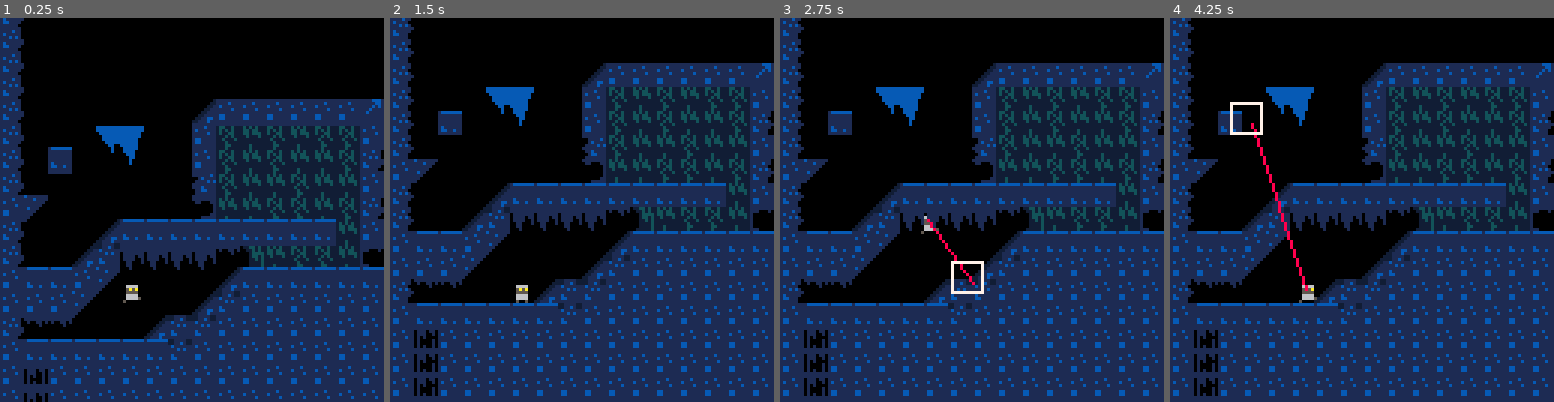
Above: before the commit, frames 1-4 (left to right).
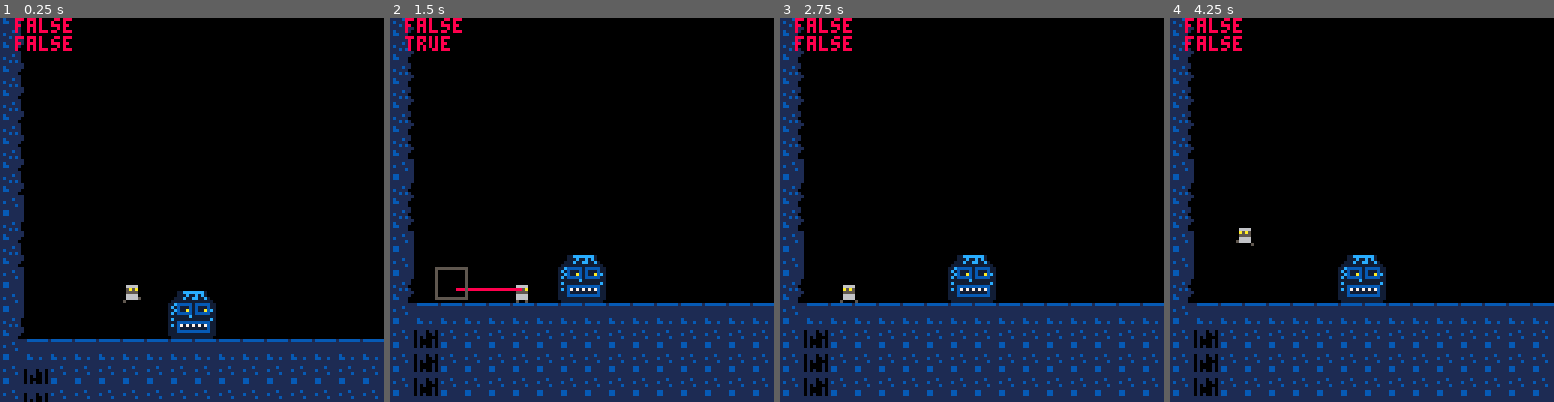
Above: after the commit, the same moments.

Repository: GreigHuth/snowgame
Game: PICO-8 cartridge sg.p8
The game is run twice, just before and just after one commit, with the same random seed, the same clock (stepped at 60 frames per second) and the same inputs.
Inputs (mouse positions are in pixels of both pictures, inside the frame that each line leads up to):
- Up to frame 1 (0.25 s): no input
- Up to frame 2 (1.5 s): tap X (X key) at 0.33, 1.07 s; click (670, 121) at 0.67 s; tap O (Z key) at 0.7 s; click (436, 267) at 1.22 s
- Up to frame 3 (2.75 s): hold Right 1.6-2.1 s; hold P2 Left 1.6-2.1 s; tap O (Z key) at 1.7, 2.1, 2.5 s; click (887, 114) at 1.77 s; tap X (X key) at 1.85 s; hold Up 2.15-2.42 s; hold P2 Down 2.15-2.42 s; click (952, 259) at 2.32 s; hold Right from 2.47 s (still down); hold P2 Left from 2.47 s (still down)
- Up to frame 4 (4.25 s): click (1404, 106) at 2.87 s; tap O (Z key) every 0.4 s from 2.9 to 4.1 s; tap X (X key) at 2.97, 4.08 s; release Right at 3.03 s; release P2 Left at 3.03 s; hold Left 3.08-3.58 s; hold P2 Right 3.08-3.58 s; click (1465, 256) at 3.42 s; hold Down 3.63-3.97 s; hold P2 Up 3.63-3.97 s; click (1231, 102) at 3.97 s; hold Right from 4.02 s (still down); hold P2 Left from 4.02 s (still down)

The runs differ from the first frame. In frame 1, 39% of the frame differs, in the area x 3-100%, y 0-90%; in frame 2, 38%; in frame 3, 38%; in frame 4, 38%.

Commit message:
push bc i am going away

Diff:
--- /dev/null
+++ b/includes/actors.lua
@@ -0,0 +1,61 @@
+--functions common to all actors in the game
+
+--checks the 4 corners of the given box to see if ot overlaps with a block flagged as solid
+function hit_solid(x, y, w ,h)
+
+    x += hb_offset
+
+    for i=x, x+w, w do
+        --if pixel is both part of a solid sprite and not black then
+        if fget(mget(i/8, y/8), 1) or fget(mget(i/8, (y+h)/8), flag.SOLID) then
+            return true
+        end
+    end
+
+    return false
+end
+
+
+function hit_head(x, y, w)
+
+    x += hb_offset
+
+    for i=x, x+w, w do
+        --if pixel is both part of a solid sprite and not black then
+        if fget(mget(i/8, y/8), flag.SOLID) then
+            return true
+        end
+    end
+
+    return false
+end
+
+
+--checks to see if the given box collides with any solid pixels
+function pp_collision(x, y, w, h)
+
+    y = flr(y)
+    x += hb_offset
+    local c = 0
+
+    --if the layer of blocks underneath the player is
+    for i=x, x+w, 1 do
+        if pget(i, y+6) == 0 then
+            c+=1
+        end
+    end
+
+    if c == 4 then return false end
+
+    --this is innefficient af, program this the old way
+    for i=x, x+w, 1 do
+        for j=y, y+h, 1 do
+            if fget(mget(i/8, j/8), flag.SOLID) then
+                return true
+            end
+
+        end
+    end
+
+    --printh(c)
+end
--- /dev/null
+++ b/includes/bosses.lua
@@ -0,0 +1,42 @@
+
+boss1 = {
+    x = 7*8,
+    y = 9*8,
+    dy = 0,
+    max_dy = 1,
+    dx = 0,
+    w = 16, --pixel width and height
+    h = 16,
+    sprites = {
+        normal = {13, 14, 29, 30},
+        enrage = {11, 12, 27, 28}
+    },
+
+    states = {
+        enrage = false
+    },
+
+    draw =  function(self)
+        if not enrage then
+            spr(self.sprites.normal[1], self.x, self.y)
+            spr(self.sprites.normal[2], self.x+8, self.y)
+            spr(self.sprites.normal[3], self.x, self.y+8)
+            spr(self.sprites.normal[4], self.x+8, self.y+8)
+        end
+    end,
+
+    update = function(self)
+
+        self.dy += mid(0, self.dy+gravity, self.max_dy)
+
+        if hit_solid(self.x, self.y+self.dy, 15, 15) == true then
+            self.dy = 0
+        end
+
+        self.y += self.dy
+
+
+
+    end
+
+}
--- a/includes/debug_stuff.lua
+++ /dev/null
@@ -1,90 +0,0 @@
---archive of random debug code to stop main files geting clogged up
-rotate_tes = {
-    x = 72,
-    y = 240,
-    spr_n = 20,
-    timer = 0,
-    a_timer = 0,
-    init = 0,
-
-    draw = function(self)
-
-        local xoff = 4*8
-        local yoff = 1*8
-
-        local xb = self.x + 4
-        local yb = self.y + 4
-
-        for i=0, 7, 1 do
-            for j = 0, 7, 1 do
-
-                --get colour
-                local c = sget(xoff+i, yoff+j)
-
-                local newx,newy= rotate_pixel(self.x+i, self.y+j, -self.a_timer, xb, yb, false)
-                printh("new:"..newx..","..newy)
-
-                pset(newx, newy, c)
-                pset(self.x, self.y, 0)
-            end
-        end
-
-    end,
-
-    update = function(self)
-        self.timer += 1
-        if self.timer == 5 then
-            self.timer = 0
-            self.a_timer += 90
-        end
-    end
-
-
-
-}
-
---keep it around jic
-if btnp(4) then
-    ball = {
-        x = player.x,
-        y = player.y+3,
-        c = 7,
-        r = 0.1,
-
-        dx = 2.5,
-        dy = 0,
-        orient = player.orient,
-        update = function(self)
-
-            if  self.orient then
-                self.x -= self.dx
-            else
-                self.x += self.dx
-            end
-        end,
-
-        draw = function(self)
-            circ(self.x, self.y, self.r, self.c)
-        end
-
-    }
-    add(actors_d, ball)
-    --player:draw_item(items.staff, 3, -1)
-    player.state.atk = 1
-end
-
-
---checks the 4 corners of the given box to see if ot overlaps with a block flagged as solid
-function hit_solid(x, y, w ,h)
-
-    x += hb_offset
-
-    for i=x, x+w, w do
-        --if pixel is both part of a solid sprite and not black then
-        if fget(mget(i/8, y/8), 1) or fget(mget(i/8, (y+h)/8), 1) then
-            return true
-        end
-    end
-
-    return false
-end
--- /dev/null
+++ b/includes/gun.lua
@@ -0,0 +1,47 @@
+--code do to tha shooty bangs
+
+--track all the bullets on screen
+
+
+gun={
+    x = 0,
+    y = 0
+}
+--bullet management system lel
+--x, y, radius, colour, dx, dy
+bms = {
+    max_bullets = 10,
+}
+
+bullets = {
+}
+
+function bullet_draw(bullet)
+    circ(bullet[1],bullet[2], bullet[3], 6)
+end
+
+--draw bullet
+function bms:draw()
+    foreach(bullets, bullet_draw)
+    local cursor_x = stat(32)+camera_pos.x
+    local cursor_y = stat(33)+camera_pos.y
+    rect(cursor_x, cursor_y, cursor_x+2, cursor_y+2, 7)
+end
+
+
+function bms:update()
+
+    if stat(34) == 1 then
+        add_bullet()
+    end
+
+    rect(60, 60, 3, 3, 6)
+end
+
+--NEEDS OPTIMISED SEE SCAN.LUA LINE 151
+function add_bullet()
+    local cursor_x = stat(32)+camera_pos.x
+    local cursor_y = stat(33)+camera_pos.y
+    local bullet = {cursor_x, cursor_y, 1}
+    add(bullets, bullet)
+end
--- a/includes/math.lua
+++ b/includes/math.lua
@@ -40,3 +40,11 @@
 function lerp(p0, p1, ratio)
     return (1-ratio) * p0+ratio*p1
 end
+
+
+function normalize(x, y)
+    local l = sqrt( (x*x)+(y*y) )
+
+    return x / l, y / l
+
+end
--- a/includes/player.lua
+++ b/includes/player.lua
@@ -41,6 +41,7 @@
         states = {
             jmp = 1,
             scanning = false,
+            gun = false,
             dead = false
         },
 
@@ -71,65 +72,6 @@
 function player:draw_hitbox()
     local hb_colour = 7
     rect(self.x+hb_offset, self.y, self.x+hb_offset+self.w, self.y+self.h, hb_colour)
-end
-
-
---checks the 4 corners of the given box to see if ot overlaps with a block flagged as solid
-function hit_solid(x, y, w ,h)
-
-    x += hb_offset
-
-    for i=x, x+w, w do
-        --if pixel is both part of a solid sprite and not black then
-        if fget(mget(i/8, y/8), 1) or fget(mget(i/8, (y+h)/8), flag.SOLID) then
-            return true
-        end
-    end
-
-    return false
-end
-
-function hit_head(x, y, w)
-
-    x += hb_offset
-
-    for i=x, x+w, w do
-        --if pixel is both part of a solid sprite and not black then
-        if fget(mget(i/8, y/8), flag.SOLID) then
-            return true
-        end
-    end
-
-    return false
-end
-
---checks to see if the given box collides with any solid pixels
-function pp_collision(x, y, w, h)
-
-    y = flr(y)
-    x += hb_offset
-    local c = 0
-
-    --if the layer of blocks underneath the player is
-    for i=x, x+w, 1 do
-        if pget(i, y+6) == 0 then
-            c+=1
-        end
-    end
-
-    if c == 4 then return false end
-
-    --this is innefficient af, program this the old way
-    for i=x, x+w, 1 do
-        for j=y, y+h, 1 do
-            if fget(mget(i/8, j/8), flag.SOLID) then
-                return true
-            end
-
-        end
-    end
-
-    --printh(c)
 end
 
 
@@ -215,9 +157,11 @@
     end
 end
 
+
 --reset player to last checkpoint
 function player:reset()
 end
+
 
 function player:stair_bump()
     local x = self.anchor:add(self.orient, 2)
@@ -235,14 +179,15 @@
 
 function player:move()
 
+    local p = 1
     --player cant move and has completely different actions when taking a photo
     if self.states.photo == true then return end
 
     if self.noclip then
-        if btn(0) then self.x -= 5
-        elseif btn(1) then self.x += 5
-        elseif btn(2) then self.y -= 5
-        elseif btn(3) then self.y += 5
+        if btn(0, p) then self.x -= 5
+        elseif btn(1, p) then self.x += 5
+        elseif btn(2, p) then self.y -= 5
+        elseif btn(3, p) then self.y += 5
         end
         return
     end
@@ -256,12 +201,12 @@
     end
 
     --moving left
-    if btn(0) then
+    if btn(0, p) then
         self.orient = true
         self.dx -= self.accel*accel_mod
         self.dx = mid(0, self.dx, -self.max_dx)
     --moving right
-    elseif btn(1) then
+    elseif btn(1, p) then
         self.orient = false
         self.dx += self.accel*accel_mod
         self.dx = mid(0, self.dx, self.max_dx)
@@ -276,7 +221,7 @@
     self:stair_bump()
 
     --jumping
-    if btnp(2) and self.states.jmp > 0 then
+    if btnp(2, p) and self.states.jmp > 0 then
         self.dy = -1
         self.states.jmp -= 1
     end
@@ -319,7 +264,7 @@
 
     self.timers.animtimer = (self.timers.animtimer + 1)%self.animstep
 
-    player:move()
+    self:move()
 
     self.timers.timer += 1
     if self.timers.timer == 3 then
@@ -331,10 +276,22 @@
         end
     end
 
-    --toggle scan mode
-    if btnp(5) then
+
+    --the code that actually does the shooting and scanning is in gun.lua and scan.lua respectively
+    if btnp(5, 1) then --toggle gun mode
+
+        if self.states.gun == false then
+            self.states.scanning = false
+            self.states.gun = true
+        else
+            self.states.gun = false
+        end
+    end
+
+    if btnp(4) then --toggle scan mode
         if self.states.scanning == false then
-            self.states.scanning= true
+            self.states.gun = false
+            self.states.scanning = true
         else
             self.states.scanning = false
         end
--- a/includes/scan.lua
+++ b/includes/scan.lua
@@ -19,6 +19,7 @@
     x = 0,
     y = 0,
     w = 10,
+    c = 5,
 
     scanline = { --scanline for scanning tool
         x = 0,
@@ -116,8 +117,11 @@
     local x1 = player.anchor:add(player.orient, -1) --set eye positions
     local y =  player.anchor.y - 3
 
+    --draw line from player to cursor
     line(x1, y, self.x+7, self.y+7, 8)
-    rect(self.x, self.y, self.x+self.w, self.y+self.w, 7)
+
+    --draw cursor
+    rect(self.x, self.y, self.x+self.w, self.y+self.w, self.c)
 
 
     if stat(34) == 1 then
--- a/sg.p8
+++ b/sg.p8
@@ -1,5 +1,5 @@
 pico-8 cartridge // http://www.pico-8.com
-version 34
+version 33
 __lua__
 --Made By Gurg
 -- i want it to be made clear that i never said i was actually good at programming
@@ -22,20 +22,25 @@
 
 --priority includes
 #include includes/math.lua
+#include includes/actors.lua
 #include includes/player.lua
 #include includes/camera.lua
-#include includes/snow.lua
+#include includes/bosses.lua
 
 #include includes/scan.lua
+#include includes/gun.lua
 #include includes/effects.lua
 
 function _init()
 
 
     add(actors_d, player) -- player is always drawn so set that first #
+
+    add(actors_d, boss1)
 
     add(actors_u, player)
     add(actors_u, scan_rect)
+    add(actors_u, boss1)
 
 
     --globals
@@ -78,6 +83,8 @@
 end
 
 
+function drawHUD()
+end
 --checks to see if the box described is hitting something solid
 
 
@@ -99,6 +106,8 @@
 
     local los = check_los()
 
+    add(dmesg, player.states.gun)
+    add(dmesg, player.states.scanning)
     --add(dmesg, player.states.photo)
     --add(dmesg, abs(player.dy))
     --add(dmesg, player.x..","..player.y)
@@ -117,9 +126,11 @@
 --where you update the game logic can be 30 or 60
 function _update60()
     frame_counter = (frame_counter+1)%stat(8)
-
     foreach(actors_u, function(obj) obj:update() end)
 
+    if player.states.gun == true then
+        bms:update()
+    end
 end
 
 
@@ -138,12 +149,12 @@
 
     foreach(actors_d, function(obj) obj:draw() end)
 
-
-
     map(0,0, 0,0, 150,150, 1)
 
     if player.states.scanning == true then
         scan_rect:draw()
+    elseif player.states.gun == true then
+        bms:draw()
     end
 
     if debug_on then
@@ -153,22 +164,22 @@
 
 
 __gfx__
-00000000006666000066660000000000006666000000000000000000020002000200020000000000222222222222222200000000000000000000000000000000
-00000000005a5a00005a5a0000666600005a5a000000000000000000020202000202020000000000222222222222222200000000000000000000000000000000
-007007000055550000555500005a5a00005555000000000000000000011191000111910000000000022222222222222000000000000000000000000000000000
-00077000006666000066660000555500006666000000000000000000009e9e00009e9e0000000000002222222222222000000000000000000000000000000000
-00077000006666000066660000666600056666500006660000000000009999000099c90000000000002222222222220000000000000000000000000000000000
-007007000050050005000050006666000098800000655a0000000000000990000009c00000000000000222222222220000000000000000000000000000000000
-000000000000000000000000000000000aa9900050a5550000000000000990000009900000000000000022002222220000000000000000000000000000000000
-00000000000000000000000000000000a000a0000566665000000000000990000009900000000000000002000222220000000000000000000000000000000000
-00000000000000000066660000666600000666600066660000000000000000000000000000000000000002000222200000000000000000000000000000000000
-0000000000000000005a5a0000555500006555500055556000000000000000000000000000000000000000000022200000000000000000000000000000000000
-00a00a000000000000555500005a5a000005a5a000a5a50000000000000000000000000000000000000000000002200000000000000000000000000000000000
-00000000006666000066660000666600000a66a000a66a0000000000000000000000000000000000000000000002000000000000000000000000000000000000
-00000000005a5a000066665000666600006666600066666000000000000000000000000000000000000000000002000000000000000000000000000000000000
-00a00a00006666000500000005000050006550050500556000000000000000000000000000000000000000000000000000000000000000000000000000000000
-00000000000000000000000000000000006500000000056000000000000000000000000000000000000000000000000000000000000000000000000000000000
-00000000000000000000000000000000000650000000560000000000000000000000000000000000000000000000000000000000000000000000000000000000
+000000000066660000666600000000000066660000000000000000000200020002000200000000000000000000011ccccccc100000044ccccccc400000000000
+00000000005a5a00005a5a0000666600005a5a00000000000000000002020200020202000000000000000000000111c11c1c1000000444c44c4c400000000000
+007007000055550000555500005a5a000055550000000000000000000111910001119100000000000000000000111c11cc11c10000444c44cc44c40000000000
+00077000006666000066660000555500006666000000000000000000009e9e00009e9e0000000000000000000112222212222210044444444444444000000000
+00077000006666000066660000666600056666500006660000000000009999000099c900000000000000000011c244421244421144c222224222224400000000
+007007000050050005000050006666000098800000655a0000000000000990000009c00000000000000000001c124a42124a42114c4244424244424400000000
+000000000000000000000000000000000aa9900050a55500000000000009900000099000000000000000000011c24442124442c144c244a24244a2c400000000
+00000000000000000000000000000000a000a0000566665000000000000990000009900000000000000000001c122222122222114c4222224222224400000000
+00000000000000000066660000666600000666600066660000000000000000000000000000000000000000001111111c111111114444444c4444444400000000
+0000000000000000005a5a0000555500006555500055556000000000000000000000000000000000000000001c112222222221c14c444444444444c400000000
+00a00a000000000000555500005a5a000005a5a000a5a50000000000000000000000000000000000000000001112288888882211444222222222224400000000
+00000000006666000066660000666600000a66a000a66a0000000000000000000000000000000000000000001c228888888882114c4274747474724400000000
+00000000005a5a000066665000666600006666600066666000000000000000000000000000000000000000001128888888888211444244444444424400000000
+00a00a00006666000500000005000050006550050500556000000000000000000000000000000000000000001122222222222221444222222222224400000000
+00000000000000000000000000000000006500000000056000000000000000000000000000000000000000001111111111111111444444444444444400000000
+00000000000000000000000000000000000650000000560000000000000000000000000000000000000000000111111111111110044444444444444000000000
 000600008006600000000000007bb000000000000000000000000000000000000000000000000000000000000000000000000000000000000000000000000000
 00656000506666000058850000700000006666000000000000000000000000000000000000000000000000000000000000000000000000000000000000000000
 06656600556116600500005000666600008855000000000000000000000000000000000000000000000000000000000000000000000000000000000000000000
@@ -276,17 +287,17 @@
 6100000000000000000000000000000000000000000000000000000000000000000000000000000000000000000000000000000000000000000000000000000000000000000000000000000000000000000000000000000000000000000000000000000000000000000000000000000000000000000000000000000000000000
 6100000000000000000000000000000000000000000000000000000000000000000000000000000000000000000000000000000000000000000000000000000000000000000000000000000000000000000000000000000000000072727272537272727200000000000000000000000000000000000000000000000000000000
 6100000000000000000000000000000000000000000000000000000000000066660000000d00000000000000000000000000000000000000000000000000000000000000000000000000000000000000000000000000000000000000000072537200000000000000000000000000000000000000000000000000000000000000
-6100000000000000656262626262625864000000000000544444444444444444444444444444000000000000000000000000000000000000000c0d0e0f00000000000000000000000000000000000000000000000000000000000000000072537200000000000000000000000000000000000000000000000000000000000000
-610000000a0b0c0d62474a474a4747620000000000000000004847474747474c4c4a4a4a4762000000000000000000775c77000000000000001c1d1e1f00000000000000000000000000000000000000000000000000000000000000000072537200000000000000000000000000000000000000000000000000000000000000
-610044001a1b1c1d62474a474a4a47610000000000000000004847474747474c4c4747474762000000000000000000775c77000000000000002c2d2e2f00000000000000000000000000000000000000000000000000000000000000000072537200000000000000000000000000000000000000000000000000000000000000
-610000002a2b2c2d51474a4a474a4a620000000000000000004847474747474c4c4747474762000000000000000000775c77000000000000003c3d3e3f00000000000000000000000000000000000000000000000000000000000000000072537200000000000000000000000000000000000000000000000000000000000000
-627400003a3b3c3d784a4a47474a476100000000000000000000484747474a4c4c4747474762000000000000000000775c77000000000000000000000000000000000000000000000000000046464646464646464600000000000000000072537200000000000000000000000000000000000000000000000000000000000000
-61000000654444444444444444444a6200000000000000000000004847474c4c4c4c47474762000054627400000000775c77000000000000000000000000000000000000000000000000000057565756575657565700000000000000000072537200000000000000000000000000000000000000000000000000000000000000
-61000065436363636340484a47474a68002200000000000000000048474c4c4c4c4c4c474762000000480000000000775c77000000000000000000000000000000000000000000000000000057565756575657565700000000000000000072537200000000000000000000000000000000000000000000000000000000000000
-62444462740000000065444444444444444444750000004458000048474c546244444c4744440000004b0000000000775c77000000000000000000000000000000000000000000000000000057565756575657565700000000000000000072537200000000000000000000000000000000000000000000000000000000000000
-62626274000000006543626262626262624362437500006262000048474c4c6262624c4762620000004b0000000000775c77000000000000000000000000000000000000000000000000000057565756455657565700000000000000000072537200000000000000000000000000000000000000000000000000000000000000
-61404000000065434362626262626262626262624375005462000048474c4c6262624c475362000065437500007777775c77777700000000000000444444444444445874000000000000000057565756455657565700000000000000000072537200000000000000000000000000000000000000000000000000000000000000
-62444444444444436262626262626262626262626243750047000048474c4c6262624c475362006262624375007700775c77007700000000000000626262626262626200000000000000544444444444444444444444444475000000000000537200000000000000000000000000000046464646464644444444444444444444
+6100000000000000000000000000000000000000000000544444444444444444444444444444000000000000000000000000000000000000000c0d0e0f00000000000000000000000000000000000000000000000000000000000000000072537200000000000000000000000000000000000000000000000000000000000000
+610000000000000000000000000000000000000000000000004847474747474c4c4a4a4a4762000000000000000000775c77000000000000001c1d1e1f00000000000000000000000000000000000000000000000000000000000000000072537200000000000000000000000000000000000000000000000000000000000000
+610000000000000000000000000000000000000000000000004847474747474c4c4747474762000000000000000000775c77000000000000002c2d2e2f00000000000000000000000000000000000000000000000000000000000000000072537200000000000000000000000000000000000000000000000000000000000000
+610000000000000000000000000000000000000000000000004847474747474c4c4747474762000000000000000000775c77000000000000003c3d3e3f00000000000000000000000000000000000000000000000000000000000000000072537200000000000000000000000000000000000000000000000000000000000000
+6200000000000000000000000000000000000000000000000000484747474a4c4c4747474762000000000000000000775c77000000000000000000000000000000000000000000000000000046464646464646464600000000000000000072537200000000000000000000000000000000000000000000000000000000000000
+6100000000000000000000000000000000000000000000000000004847474c4c4c4c47474762000054627400000000775c77000000000000000000000000000000000000000000000000000057565756575657565700000000000000000072537200000000000000000000000000000000000000000000000000000000000000
+61000000000000000000000000000000000000000000000000000048474c4c4c4c4c4c474762000000480000000000775c77000000000000000000000000000000000000000000000000000057565756575657565700000000000000000072537200000000000000000000000000000000000000000000000000000000000000
+62000000000000000000000000000000000000000000004458000048474c546244444c4744440000004b0000000000775c77000000000000000000000000000000000000000000000000000057565756575657565700000000000000000072537200000000000000000000000000000000000000000000000000000000000000
+62000000000000000000000000000000000000000000006262000048474c4c6262624c4762620000004b0000000000775c77000000000000000000000000000000000000000000000000000057565756455657565700000000000000000072537200000000000000000000000000000000000000000000000000000000000000
+61000000000000000000000000000000000000000000005462000048474c4c6262624c475362000065437500007777775c77777700000000000000444444444444445874000000000000000057565756455657565700000000000000000072537200000000000000000000000000000000000000000000000000000000000000
+62444444444444444444444444444444444444444444750047000048474c4c6262624c475362006262624375007700775c77007700000000000000626262626262626200000000000000544444444444444444444444444475000000000000537200000000000000000000000000000046464646464644444444444444444444
 625362626262626262626262626262626262626262624444444444444444446262624c4c626200006262624344447272727272727242426262626262626262626262620000000000000000546262626262626262626262626262624c596272627200000000000000000000000000000046460000000000000000000000000000
 625362626262626262626262626262626262626262626262626262626262626262534747626200006262626262727272727272727373736262626262626262626262740000000000000000000000000000000000000000000000004c626272627200000000000000000000000000004600000000000000000000000000000000
 625362626262626262626262626262626262626262626262626262626262626262534747626262006262626262727272727200000072726262626262626262626274000000000000005444444444444444444444444444444444444c626272626262750000000000000000000000000000000000000000000000000000000000
Empty file removed: includes/map.lua
Empty file removed: includes/snow.lua
